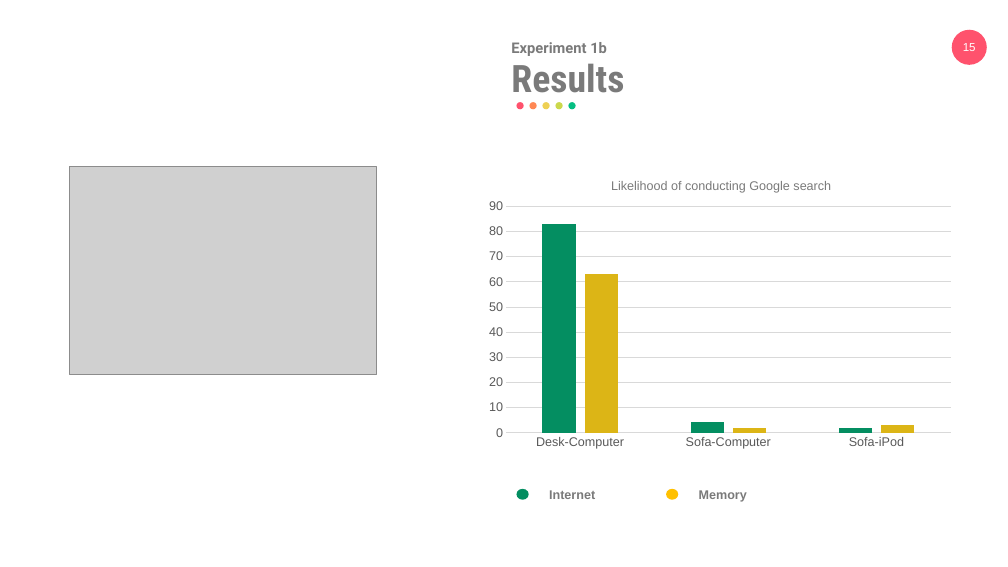
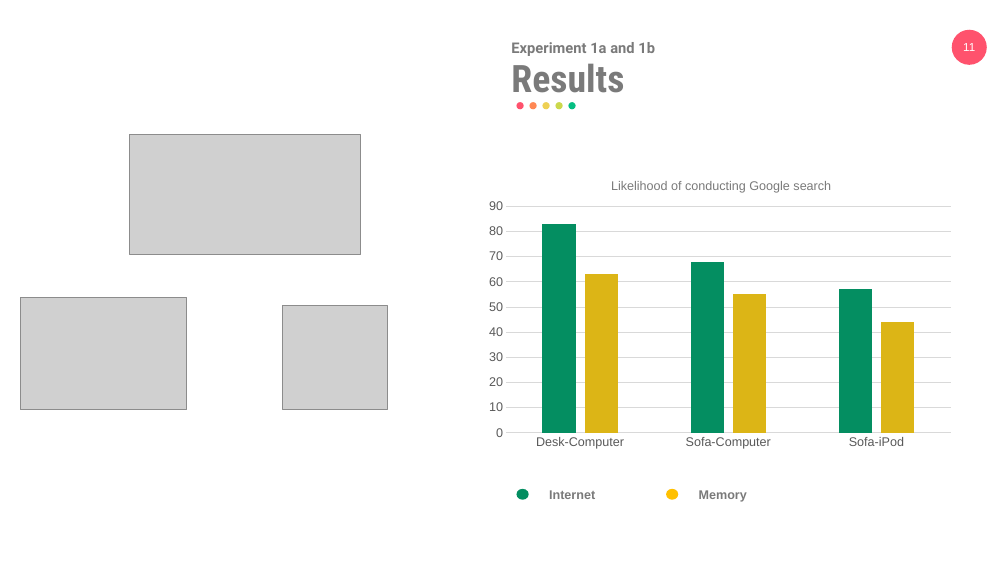
Before and after one commit to eemintz/ResearchML, a slide deck: slide 11 of PresentationEliyahuMintz.pptx (slide 15 before the commit). Drawn at 1008x567 pixels with LibreOffice and Linux fonts; fonts in the diff are those of the drawing; grey boxes stand for pictures. Boxes give left, top, right and bottom in pixels: in the first picture for what was removed or moved away, otherwise in the second. Text is boxed around its words. In the diff, an @@ line names an element or a change of style, - is before the commit and + after.

```diff
--- a/PresentationEliyahuMintz.pptx
+++ b/PresentationEliyahuMintz.pptx
@@ text at [511,42,655,56]: text changed @@
-Experiment 1b
+Experiment 1a and 1b
@@ page number at [963,43,975,51]: text changed @@
-15
+11
@@ picture added at [129,135,361,254] @@
@@ column chart at [479,194,960,454] @@
@@ Series 1, Sofa-Computer: 4 to 68 @@
@@ Series 1, Sofa-iPod: 2 to 57 @@
@@ Series 2, Sofa-Computer: 2 to 55 @@
@@ Series 2, Sofa-iPod: 3 to 44 @@
@@ picture: place and size @@
-picture at [70,166,377,374]
+picture at [20,297,187,410]
@@ picture added at [283,306,387,410] @@
```
Also in this commit, not shown: 9 other slides changed, 7 slides added, 8 slides removed.
